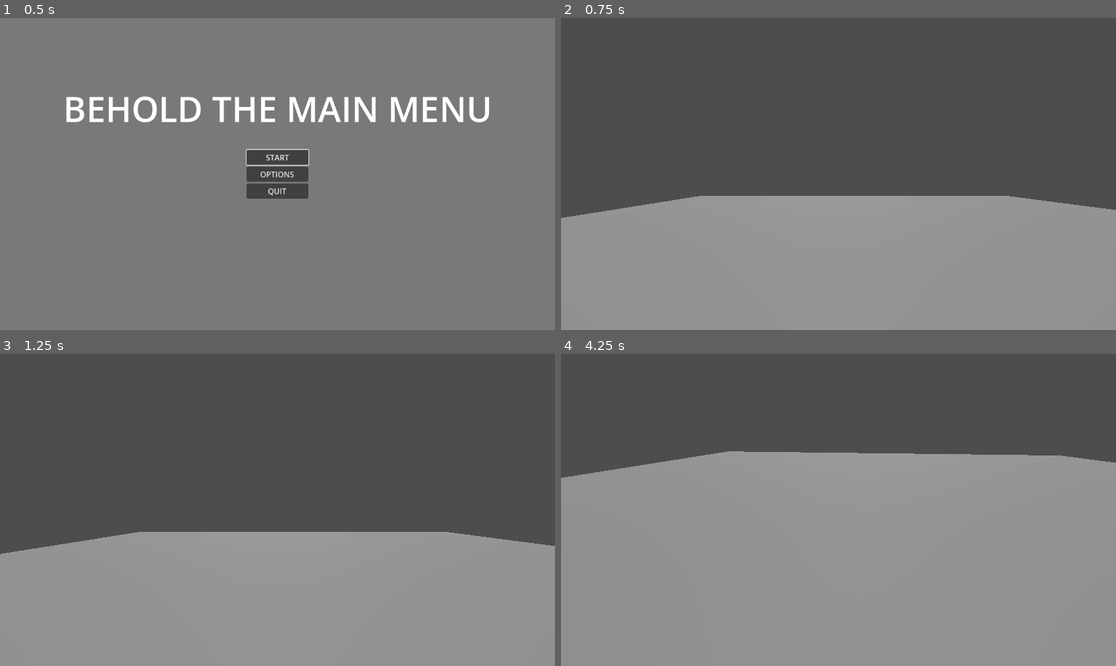
Above: before the commit, frames 1-4 (two rows, left to right).
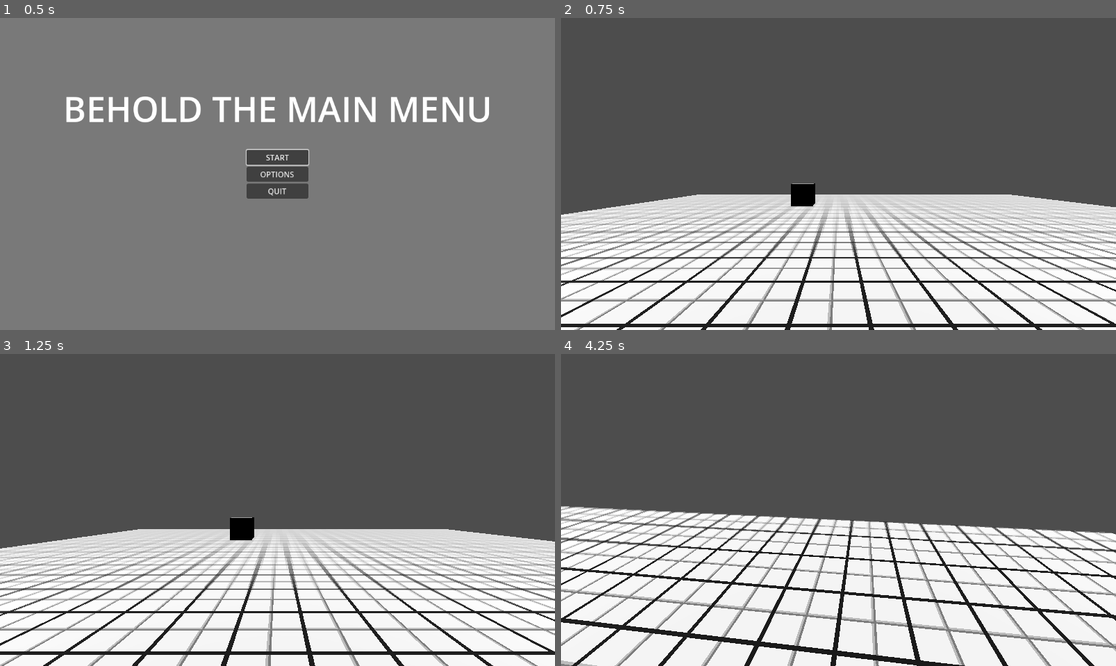
Above: after the commit, the same moments.

Repository: lucasrumney94/GodotGoneWild
Game: Godot game, scene res://Main/main_menu.tscn
The game is run twice, just before and just after one commit, with the same random seed, the same clock (stepped at 60 frames per second) and the same inputs.
Inputs (mouse positions are in pixels of both pictures, inside the frame that each line leads up to):
- Up to frame 1 (0.5 s): no input
- Up to frame 2 (0.75 s): click "START" at 0.5 s
- Up to frame 3 (1.25 s): no input
- Up to frame 4 (4.25 s): tap Enter at 1.25 s; move the mouse to (866, 510) at 1.27 s; hold W (move_forward) from 1.28 s (still down); tap Space (jump) at 1.35, 1.52, 1.82, 2.1, 2.27, 2.57, 2.85, 3.6, 3.77, 4.07 s; move the mouse to (810, 510) at 2.02 s; move the mouse to (849, 503) at 2.77 s; move the mouse to (832, 516) at 3.52 s

Frame 1 is identical in both runs. In frame 2, 39% of the frame differs, in the area x 0-100%, y 53-100%; in frame 3, 40%; in frame 4, 64%, in the area x 0-100%, y 31-100%.

Commit message:
guy can move
move can guy

Diff:
--- a/godot-wild-tower/Main/main_game.tscn
+++ b/godot-wild-tower/Main/main_game.tscn
@@ -1,8 +1,17 @@
-[gd_scene load_steps=4 format=3 uid="uid://bxfwjbkk62asb"]
+[gd_scene load_steps=7 format=3 uid="uid://bxfwjbkk62asb"]
 
 [ext_resource type="PackedScene" uid="uid://vssvdtmx3jx7" path="res://Objects/Player/player.tscn" id="1_27g07"]
+[ext_resource type="Texture2D" uid="uid://dt1l7laaw1wqw" path="res://TestingGrid.png" id="1_pei67"]
+[ext_resource type="PackedScene" path="res://Objects/Enemies/BasicEnemy.tscn" id="2_7gwpu"]
 
 [sub_resource type="BoxShape3D" id="BoxShape3D_ibbg3"]
+size = Vector3(28, 1, 28)
+
+[sub_resource type="StandardMaterial3D" id="StandardMaterial3D_d0miy"]
+albedo_texture = ExtResource("1_pei67")
+uv1_triplanar = true
+uv1_world_triplanar = true
+texture_filter = 2
 
 [sub_resource type="BoxMesh" id="BoxMesh_hlqw6"]
 
@@ -11,12 +20,15 @@
 [node name="Floor" type="StaticBody3D" parent="."]
 
 [node name="CollisionShape3D" type="CollisionShape3D" parent="Floor"]
-transform = Transform3D(28, 0, 0, 0, 28, 0, 0, 0, 28, 0, 0, 0)
 shape = SubResource("BoxShape3D_ibbg3")
 
 [node name="MeshInstance3D" type="MeshInstance3D" parent="Floor"]
 transform = Transform3D(28, 0, 0, 0, 1, 0, 0, 0, 28, 0, 0, 0)
+material_override = SubResource("StandardMaterial3D_d0miy")
 mesh = SubResource("BoxMesh_hlqw6")
+
+[node name="BasicEnemy" parent="Floor" instance=ExtResource("2_7gwpu")]
+transform = Transform3D(1, 0, 0, 0, 1, 0, 0, 0, 1, -3.05701, 1.3938, -5.21895)
 
 [node name="Player" parent="." instance=ExtResource("1_27g07")]
 transform = Transform3D(1, 0, 0, 0, 1, 0, 0, 0, 1, -1.39197, 0.749502, 4.78003)
--- a/godot-wild-tower/Objects/Player/player.gd
+++ b/godot-wild-tower/Objects/Player/player.gd
@@ -4,7 +4,19 @@
 @export var tilt_lower_limit: float = deg_to_rad((-89))
 @export var tilt_upper_limit: float = deg_to_rad(89)
 
+@export var SPEED = 5.0
+@export var JUMP_VELOCITY = 4.5
+
 var mouse_rotation: Vector3
+
+var is_jumping: bool = false
+
+var acceleration: float = 5
+var current_acceleration: float = 0.0
+var speed_mult: float = 1.0
+var last_velocity: Vector3
+# Get the gravity from the project settings to be synced with RigidBody nodes.
+var gravity = ProjectSettings.get_setting("physics/3d/default_gravity")
 
 
 func _ready():
@@ -28,6 +40,111 @@
 		update_camera(get_process_delta_time(), rotation_input, tilt_input)
 
 
+func _physics_process(delta):
+	var on_floor: bool = is_on_floor()
+	#if ladder != null:
+		#on_floor = true
+	#CHECK IF SHOULD DO HEAD BOB ON LANDING
+	#if on_floor:
+		#on_steps = false
+		#if !was_on_floor && !on_steps:# && last_velocity.y < -5.0: #JUST LANDED
+			##print("PLAYING IMPACT AT Y VELOCITY OF " + str(last_velocity.y))
+			#if last_velocity.y < -20.0:
+				#landing_head_bob = true
+			#play_impact(-last_velocity.y)
+
+	# Add the gravity.
+	if !on_floor:# && !is_clambering:
+		velocity.y -= gravity * delta
+		last_velocity = velocity
+		if is_jumping && velocity.y < 0:
+			is_jumping = false
+		#if on_steps && velocity.y < -5:
+			#on_steps = false
+	#else:
+		#if crouched_up:
+			#animation_player.play("crouch_reset")
+			#GameEvents.emit_player_crouch(false)
+
+	# Handle jump.
+	if Input.is_action_just_pressed("jump") and on_floor:
+		velocity.y = JUMP_VELOCITY
+		is_jumping = true
+		on_floor = false
+
+	#was_on_floor = on_floor
+
+	#if !crouch_toggle:
+		#if is_crouching:
+			#if !Input.is_action_pressed("crouch") || ladder != null:
+				#try_uncrouch()
+		#else:
+			#if Input.is_action_just_pressed("crouch") && ladder == null:# and is_on_floor():
+				#crouch()
+	#else:
+		#if is_crouching && (crouch_toggled_off || ladder != null):
+			#try_uncrouch()
+
+
+
+	var input_dir = Input.get_vector("move_left", "move_right", "move_forward", "move_back")
+	#if input_dir.y > 0:
+		#is_sprinting = false
+	#else:
+		#if !sprint_toggle:
+			#if Input.is_action_pressed("sprint"): # && (!is_crouching || can_uncrouch()):
+				#if can_crouch_sprint:
+					#is_sprinting = true
+				#else:
+					#if !is_crouching || can_uncrouch():
+						#try_uncrouch()
+						#is_sprinting = true
+			#else:
+				#is_sprinting = false
+	#
+	#if is_crouching && on_floor:
+		#speed_mult = crouch_speed_mult
+	#else:
+		#speed_mult = normal_speed_mult
+	#
+	#if is_sprinting:
+		#speed_mult *= sprint_speed_mult
+
+	# Get the input direction and handle the movement/deceleration.
+
+	#var direction = (transform.basis * Vector3(input_dir.x, 0, input_dir.y)).normalized()
+	var direction = (%CameraRotationRoot.transform.basis * Vector3(input_dir.x, 0, input_dir.y))
+	direction = Vector3(direction.x, 0, direction.z).normalized()
+
+	if direction:
+		#if ladder != null:
+			#move_on_ladder(input_dir, direction, delta)
+		#else: move(direction, delta, on_floor)
+		move(direction, delta, on_floor)
+
+	else:
+		if on_floor:
+			velocity.x = move_toward(velocity.x, 0, SPEED)
+			velocity.z = move_toward(velocity.z, 0, SPEED)
+		#if ladder != null:
+			#if is_jumping:
+				#velocity.y -= gravity * delta
+				#if velocity.y < 0:
+					#is_jumping = false
+			#else: velocity.y = move_toward(velocity.y, 0, SPEED)
+		#
+		#is_clambering = false
+		#
+		#if temp_crouch && is_crouching:
+			#try_uncrouch()
+			#
+		#update_head_bob(delta, landing_head_bob)
+
+	move_and_slide()
+
+	#last_velocity = velocity
+
+
 func update_camera(delta: float, rotation_input: float, tilt_input: float):
 	mouse_rotation.x += tilt_input * delta
 	mouse_rotation.x = clamp(mouse_rotation.x, tilt_lower_limit, tilt_upper_limit)
@@ -40,3 +157,51 @@
 
 	rotation_input = 0.0
 	tilt_input = 0.0
+
+
+func move(direction: Vector3, delta, on_floor: bool):
+	#rotate shapecast_move_root in direction of movement
+	#shapecast_move_root.look_at(shapecast_move_root.global_position + Vector3(direction.x, 0, direction.z))
+	#
+	#var camera_forward = camera_rotation_root.transform.basis * Vector3.FORWARD
+	#var camera_tilt_dot = camera_forward.dot(Vector3.UP)
+	var xz_move = accelerate_in_direction(direction, delta, speed_mult)
+	velocity.x = xz_move.x
+	velocity.z = xz_move.z
+
+	#var stepping_up = step_detect()
+	#if stepping_up:
+		#velocity.y = step_up_speed * delta * speed_mult
+		#on_steps = true
+		##stepping_up = true
+		##update_head_bob(delta, on_floor)
+		##return
+		#
+	#if !is_crouching: #check if temp crouch needed
+		#camera_forward.y = 0
+		#var camera_move_dot = camera_forward.normalized().dot(direction)
+		#if camera_move_dot > 0.8:
+			#if on_floor:
+				#if auto_crouch && camera_tilt_dot < -0.45 && !shapecast_look_legs.is_colliding() && shapecast_look_head.is_colliding():
+					#temp_crouch = true
+					#crouch()
+			#else:
+				#if !stepping_up && shapecast_look_legs.is_colliding() && !shapecast_look_head.is_colliding():
+					#temp_crouch = true
+					#crouch()
+	#else:
+		#if temp_crouch && !shapecast_look_legs.is_colliding() && !shapecast_look_head.is_colliding():
+			#try_uncrouch()
+	#
+	#if camera_tilt_dot > 0 && ledge_detect() && !is_jumping && !on_floor:
+		#is_clambering = true
+		#velocity.y = clamber_speed * delta
+	#else: is_clambering = false
+		#
+	#update_head_bob(delta, on_floor || stepping_up)
+
+
+func accelerate_in_direction(direction: Vector3, delta: float, mult: float) -> Vector3:
+	var desired_velocity: Vector3 = direction * SPEED * mult
+	var adjusted_velocity = velocity.lerp(desired_velocity, 1 - exp(-acceleration * delta))
+	return adjusted_velocity#Vector2(adjusted_velocity.x, adjusted_velocity.z)
--- a/godot-wild-tower/project.godot
+++ b/godot-wild-tower/project.godot
@@ -83,3 +83,8 @@
 "events": [Object(InputEventMouseButton,"resource_local_to_scene":false,"resource_name":"","device":-1,"window_id":0,"a …(253 unchanged characters)…
 ]
 }
+
+[rendering]
+
+textures/canvas_textures/default_texture_filter=0
+textures/lossless_compression/force_png=true
Binary file added: godot-wild-tower/TestingGrid.png
Not shown, added: godot-wild-tower/TestingGrid.png.import
